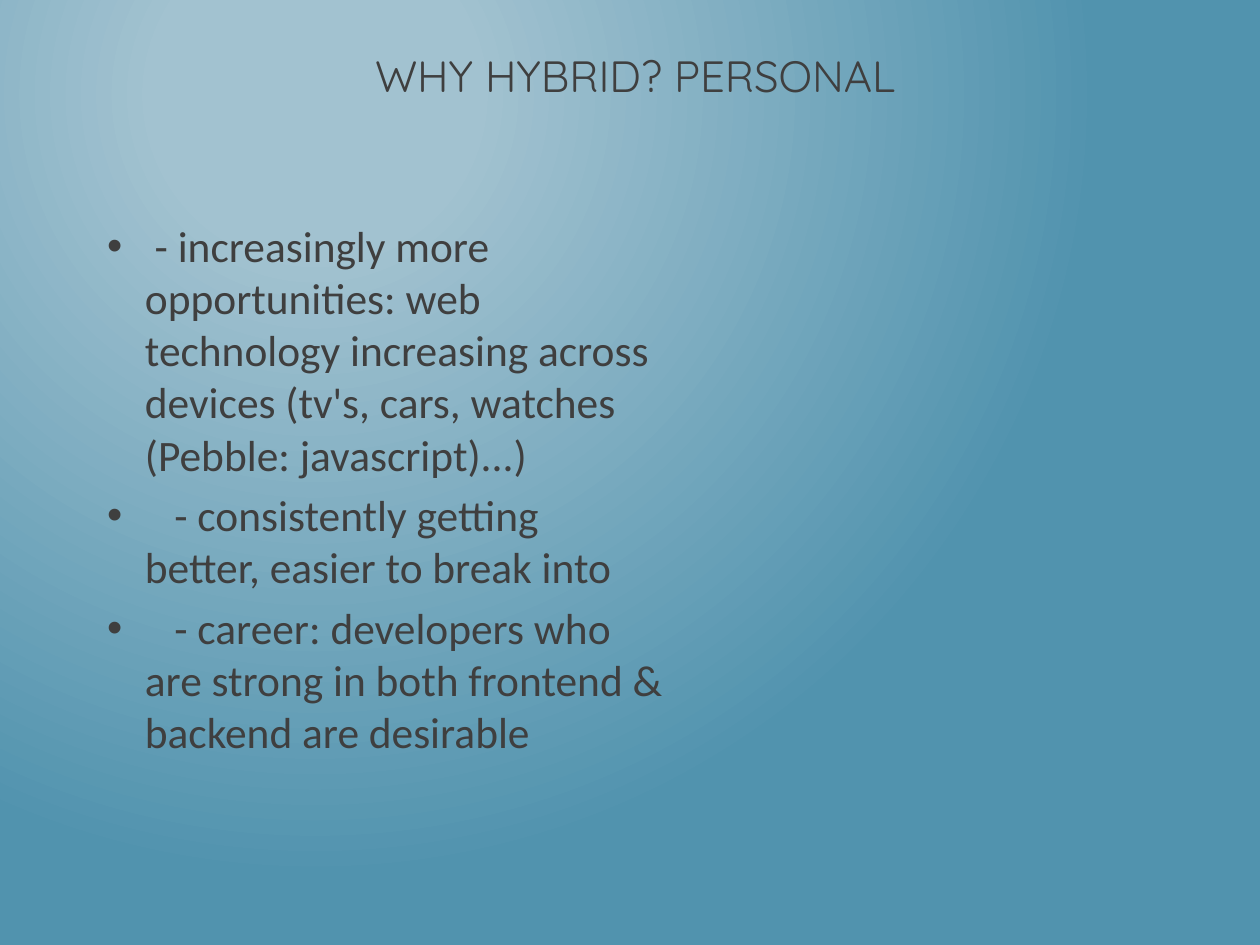
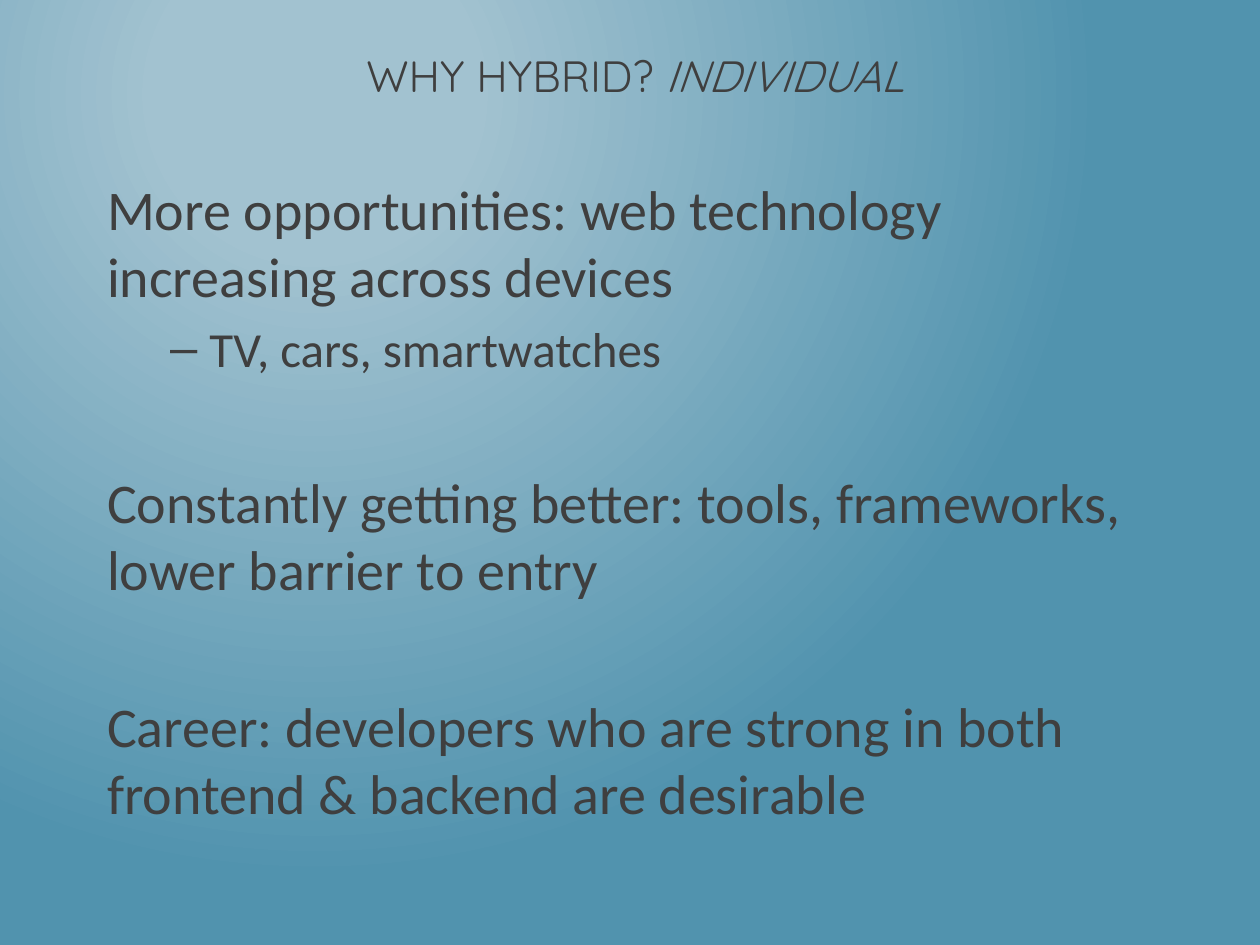
Before and after one commit to dotNetkow/Presentations, a slide deck: slide 8 of 2014-08-11 That Conference - Hybrid Apps/Building PhoneGap Mobile App w KendoUI.pptx (slide 7 before the commit). Drawn at 1260x945 pixels with LibreOffice and Linux fonts; fonts in the diff are those of the drawing. Boxes give left, top, right and bottom in pixels: in the first picture for what was removed or moved away, otherwise in the second. Text is boxed around its words. In the diff, an @@ line names an element or a change of style, - is before the commit and + after.

```diff
--- a/2014-08-11 That Conference - Hybrid Apps/Building PhoneGap Mobile App w KendoUI.pptx
+++ b/2014-08-11 That Conference - Hybrid Apps/Building PhoneGap Mobile App w KendoUI.pptx
@@ title at [366, 60, 904, 93]: text changed @@
-WHY HYBRID? PERSONAL
+WHY HYBRID? INDIVIDUAL
@@ text at [107, 191, 1120, 815]: text changed; size 24.8 to 32 pt @@
-• - increasingly more opportunities: web technology increasing across devices (tv's, cars, watches (Pebble: javascript)...)
-• - consistently getting better, easier to break into
-• - career: developers who are strong in both frontend & backend are desirable
+More opportunities: web technology increasing across devices
+  – TV, cars, smartwatches
+Constantly getting better: tools, frameworks, lower barrier to entry
+Career: developers who are strong in both frontend & backend are desirable
```
Also in this commit, not shown: 17 other slides changed, 7 slides added, 4 slides removed, 1 other file.
